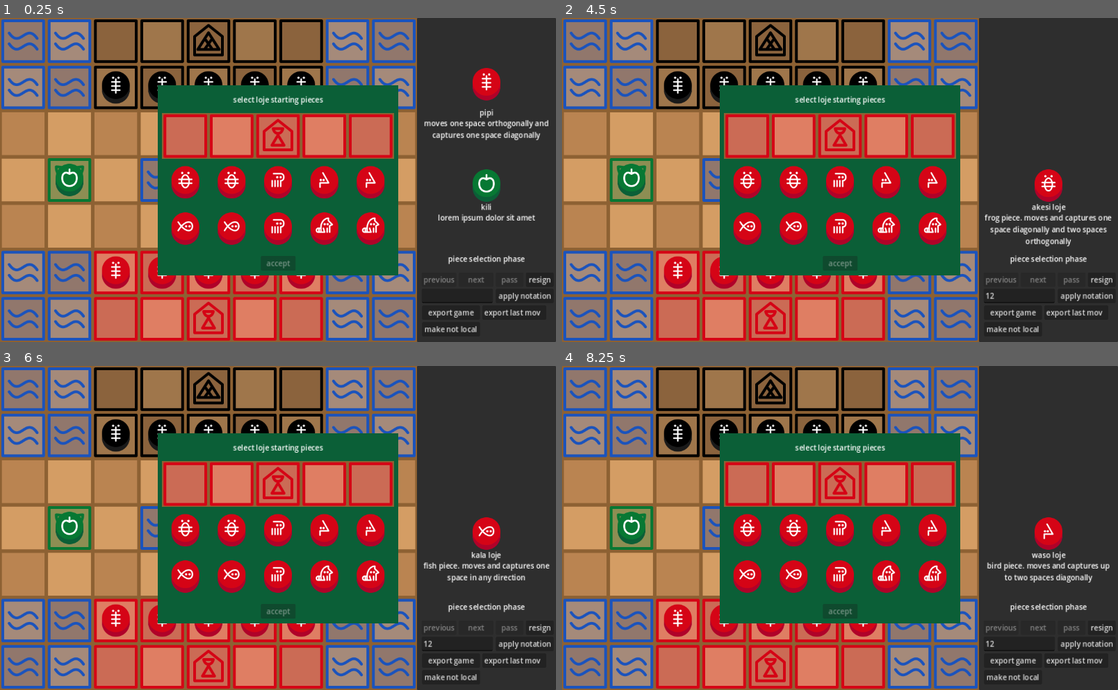
Above: before the commit, frames 1-4 (two rows, left to right).
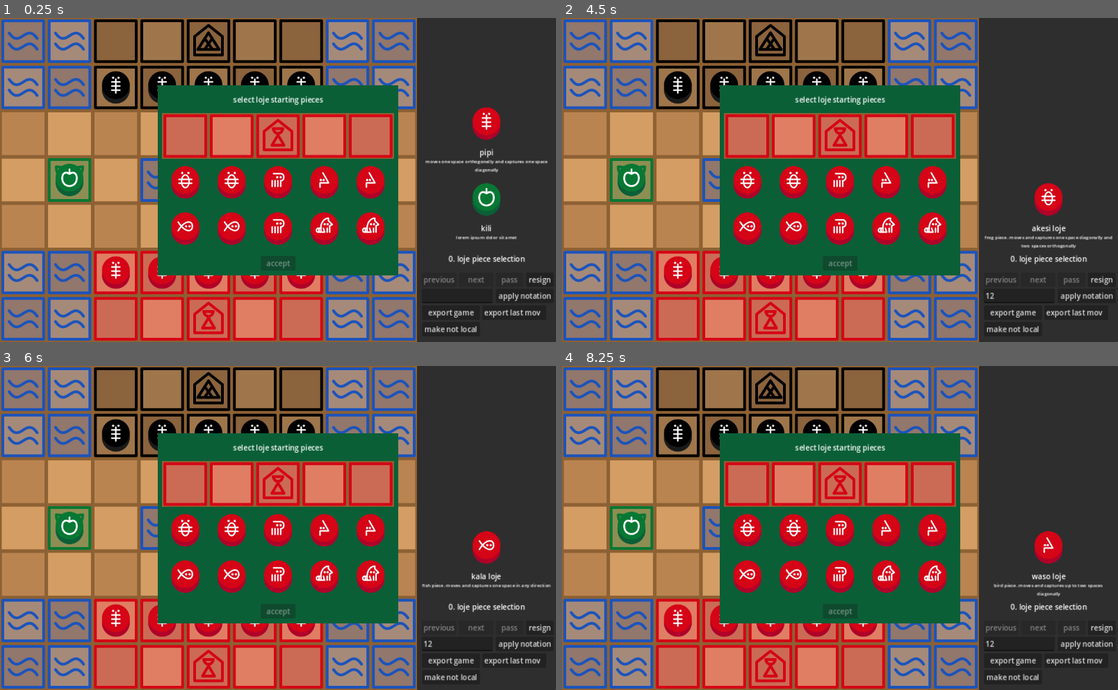
Above: after the commit, the same moments.

Repository: musi-soweli/MusiSoweli
Game: Godot game, scene res://test.tscn
The game is run twice, just before and just after one commit, with the same random seed, the same clock (stepped at 60 frames per second) and the same inputs. This scene is started directly instead of the project's main scene.
Inputs (mouse positions are in pixels of both pictures, inside the frame that each line leads up to):
- Up to frame 1 (0.25 s): no input
- Up to frame 2 (4.5 s): click (1017, 296) at 0.52 s; type "12" at 0.6 s; click (584, 40) at 1.27 s; click (584, 40) at 2.02 s; click (584, 40) at 2.77 s; tap Enter at 3.5 s; move the mouse to (962, 163) at 3.52 s; tap Space at 4.25 s; move the mouse to (728, 196) at 4.27 s
- Up to frame 3 (6 s): tap Enter at 5 s; move the mouse to (333, 456) at 5.02 s; tap Space at 5.75 s; move the mouse to (250, 592) at 5.77 s
- Up to frame 4 (8.25 s): tap Enter at 6.5 s; move the mouse to (1006, 576) at 6.52 s; tap Space at 7.25 s; move the mouse to (673, 479) at 7.27 s; move the mouse to (867, 528) at 8.02 s

The runs differ from the first frame. In frame 1, 2.5% of the frame differs, in the area x 76-99%, y 15-77%; in frame 2, 1.6%; in frame 3, 1.4%; in frame 4, 1.4%.

Commit message:
UI fixes

Diff:
--- a/Scripts/game_controller.gd
+++ b/Scripts/game_controller.gd
@@ -1,6 +1,5 @@
 extends Control
 #TODO: Make this not bad. Probably a game class idk.
-#TODO: Turning back to previous moves
 
 enum {LASO, LOJE, PIMEJA, JELO, WALO}
 
@@ -19,11 +18,8 @@
 
 func load_notation (notation: String) -> void:
 	current_state = BoardState.get_starting_board_state()
-	current_state.apply_notation(notation)
 	first_state = current_state
-	$BoardDisplay.local = local
-	$BoardDisplay.pov = pov
-	$BoardDisplay.populate_grid(current_state)
+	current_state = current_state.apply_notation(notation)
 	update()
 
 func update() -> void:
@@ -34,20 +30,22 @@
 	if can_move():
 		if current_state.turn == 0:
 			if current_state.get_current_player() == LOJE:
+				$InfoPanel/InfoDisplay/GameInfo/Label.text = "0. loje piece selection"
 				var home_row_types: Array[SpaceType] = [SpaceType.LOJE, SpaceType.LOJE, SpaceType.TOMO_LOJE, SpaceType.LOJE, SpaceType.LOJE]
 				$PieceSelectionDisplay.display_pieces(current_state.get_unused_pieces_for_player(LOJE), 5, home_row_types, Callable(self, "on_loje_pieces_selected"), "select loje starting pieces")
 			elif current_state.get_current_player() == PIMEJA:
+				$InfoPanel/InfoDisplay/GameInfo/Label.text = "0. pimeja piece selection"
 				var home_row_types: Array[SpaceType] = [SpaceType.PIMEJA, SpaceType.PIMEJA, SpaceType.TOMO_PIMEJA, SpaceType.PIMEJA, SpaceType.PIMEJA]
 				$PieceSelectionDisplay.display_pieces(current_state.get_unused_pieces_for_player(PIMEJA), 5, home_row_types, Callable(self, "on_pimeja_pieces_selected"), "select pimeja starting pieces")
 		elif local:
-			$InfoPanel/InfoDisplay/GameInfo/Label.text = "loje's turn" if current_state.get_current_player() == LOJE else "pimeja's turn"
+			$InfoPanel/InfoDisplay/GameInfo/Label.text = str(current_state.turn) + ". " + ("loje's turn" if current_state.get_current_player() == LOJE else "pimeja's turn")
 		else:
-			$InfoPanel/InfoDisplay/GameInfo/Label.text = "your turn"
+			$InfoPanel/InfoDisplay/GameInfo/Label.text = str(current_state.turn) + ". your turn"
 	elif current_state.complete:
 				var scores = current_state.get_scores()
 				$InfoPanel/InfoDisplay/GameInfo/Label.text = "game over (" + str(scores[0]) + " - " + str(scores[1]) + ")"
 	else:
-		$InfoPanel/InfoDisplay/GameInfo/Label.text = "loje's turn" if current_state.get_current_player() == LOJE else "pimeja's turn"
+		$InfoPanel/InfoDisplay/GameInfo/Label.text = str(current_state.turn) + ". " + ("loje's turn" if current_state.get_current_player() == LOJE else "pimeja's turn")
 	$BoardDisplay.update_grid(current_state)
 	$BoardDisplay.can_move = can_move()
 	$InfoPanel/InfoDisplay/GameInfo/PassButton.disabled = not can_move() or current_state.turn == 0
@@ -132,7 +130,11 @@
 	return notation
 
 func on_notation_button_pressed():
+	if $InfoPanel/InfoDisplay/DevPanel/LineEdit.text[0] == "0":
+		current_state = BoardState.get_starting_board_state()
+		first_state = current_state
 	current_state = current_state.apply_notation($InfoPanel/InfoDisplay/DevPanel/LineEdit.text)
+	$InfoPanel/InfoDisplay/DevPanel/LineEdit.text = ""
 	update()
 
 func on_export_game_button_pressed():
--- a/test.tscn
+++ b/test.tscn
@@ -57,8 +57,7 @@
 script = ExtResource("2_7bigf")
 
 [node name="SpaceInfo" type="Control" parent="InfoPanel/InfoDisplay"]
-visible = false
-custom_minimum_size = Vector2(0, 240)
+custom_minimum_size = Vector2(0, 170)
 layout_mode = 2
 
 [node name="Space" type="TextureRect" parent="InfoPanel/InfoDisplay/SpaceInfo"]
@@ -67,9 +66,9 @@
 anchor_left = 0.5
 anchor_right = 0.5
 offset_left = -50.0
-offset_top = 15.0
+offset_top = 5.0
 offset_right = 50.0
-offset_bottom = 115.0
+offset_bottom = 105.0
 grow_horizontal = 2
 texture = ExtResource("3_avmrm")
 expand_mode = 1
@@ -113,9 +112,9 @@
 anchor_left = 0.5
 anchor_right = 0.5
 offset_left = -39.0
-offset_top = 120.0
+offset_top = 105.5
 offset_right = 39.0
-offset_bottom = 143.0
+offset_bottom = 128.5
 grow_horizontal = 2
 text = "m5 (open)"
 horizontal_alignment = 1
@@ -124,15 +123,16 @@
 layout_mode = 1
 anchors_preset = 10
 anchor_right = 1.0
-offset_top = 143.0
-offset_bottom = 194.0
-grow_horizontal = 2
+offset_top = 128.5
+offset_bottom = 175.5
+grow_horizontal = 2
+theme_override_font_sizes/font_size = 10
 text = "lorem ipsum dolor sit amet"
 horizontal_alignment = 1
 autowrap_mode = 2
 
 [node name="TopPieceInfo" type="Control" parent="InfoPanel/InfoDisplay"]
-custom_minimum_size = Vector2(0, 200)
+custom_minimum_size = Vector2(0, 160)
 layout_mode = 2
 
 [node name="TopPiece" type="TextureRect" parent="InfoPanel/InfoDisplay/TopPieceInfo"]
@@ -141,8 +141,9 @@
 anchor_left = 0.5
 anchor_right = 0.5
 offset_left = -50.0
+offset_top = 5.0
 offset_right = 50.0
-offset_bottom = 100.0
+offset_bottom = 105.0
 grow_horizontal = 2
 texture = ExtResource("5_msevv")
 stretch_mode = 5
@@ -153,9 +154,9 @@
 anchor_left = 0.5
 anchor_right = 0.5
 offset_left = -39.0
-offset_top = 100.0
+offset_top = 105.5
 offset_right = 39.0
-offset_bottom = 123.0
+offset_bottom = 128.5
 grow_horizontal = 2
 text = "pipi"
 horizontal_alignment = 1
@@ -164,15 +165,16 @@
 layout_mode = 1
 anchors_preset = 10
 anchor_right = 1.0
-offset_top = 123.0
-offset_bottom = 200.0
-grow_horizontal = 2
+offset_top = 128.5
+offset_bottom = 175.5
+grow_horizontal = 2
+theme_override_font_sizes/font_size = 10
 text = "moves one space orthogonally and captures one space diagonally"
 horizontal_alignment = 1
 autowrap_mode = 2
 
 [node name="BottomPieceInfo" type="Control" parent="InfoPanel/InfoDisplay"]
-custom_minimum_size = Vector2(0, 200)
+custom_minimum_size = Vector2(0, 160)
 layout_mode = 2
 
 [node name="BottomPiece" type="TextureRect" parent="InfoPanel/InfoDisplay/BottomPieceInfo"]
@@ -181,9 +183,9 @@
 anchor_left = 0.5
 anchor_right = 0.5
 offset_left = -50.0
-offset_top = 15.0
+offset_top = 5.0
 offset_right = 50.0
-offset_bottom = 115.0
+offset_bottom = 105.0
 grow_horizontal = 2
 texture = ExtResource("4_obh3j")
 stretch_mode = 5
@@ -194,9 +196,9 @@
 anchor_left = 0.5
 anchor_right = 0.5
 offset_left = -39.0
-offset_top = 100.0
+offset_top = 105.5
 offset_right = 39.0
-offset_bottom = 123.0
+offset_bottom = 128.5
 grow_horizontal = 2
 text = "kili"
 horizontal_alignment = 1
@@ -205,9 +207,10 @@
 layout_mode = 1
 anchors_preset = 10
 anchor_right = 1.0
-offset_top = 123.0
-offset_bottom = 200.0
-grow_horizontal = 2
+offset_top = 128.5
+offset_bottom = 175.5
+grow_horizontal = 2
+theme_override_font_sizes/font_size = 10
 text = "lorem ipsum dolor sit amet"
 horizontal_alignment = 1
 autowrap_mode = 2
